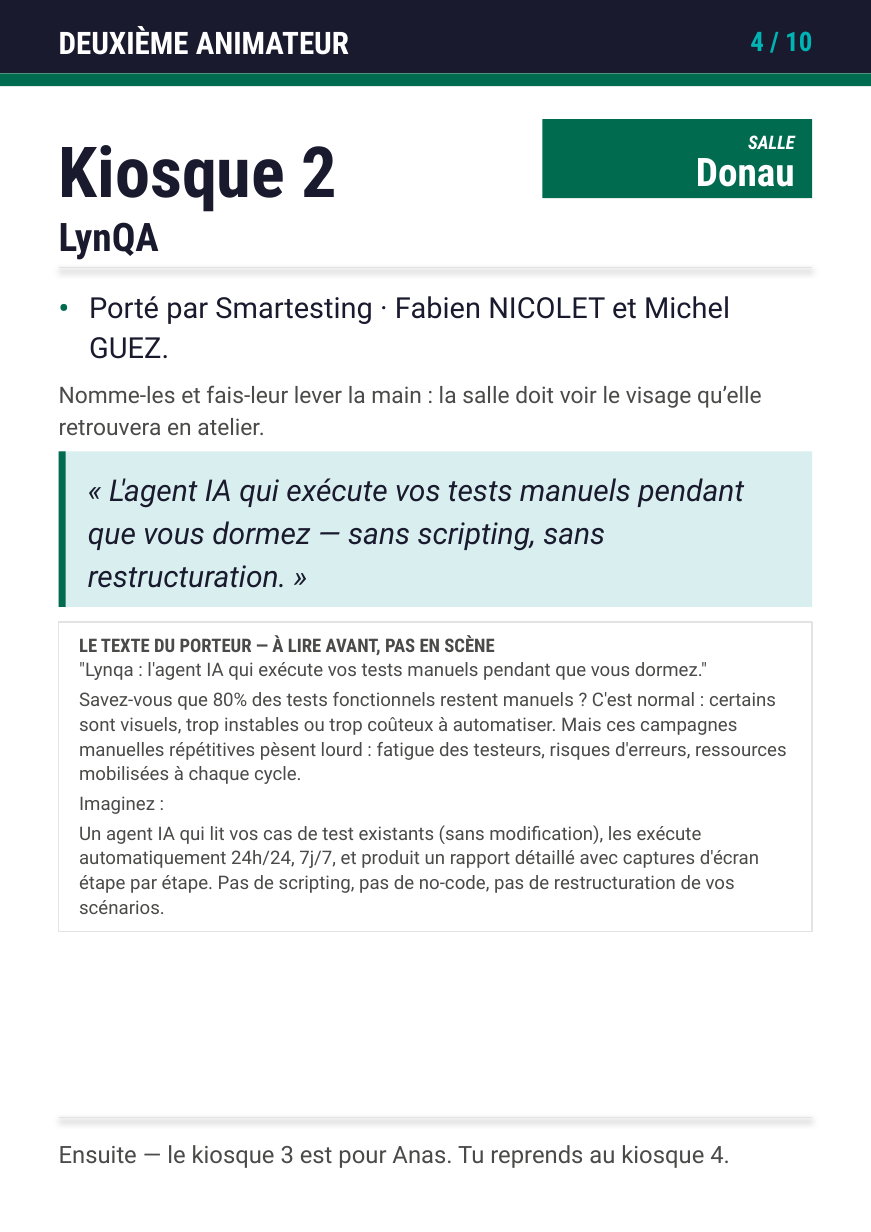
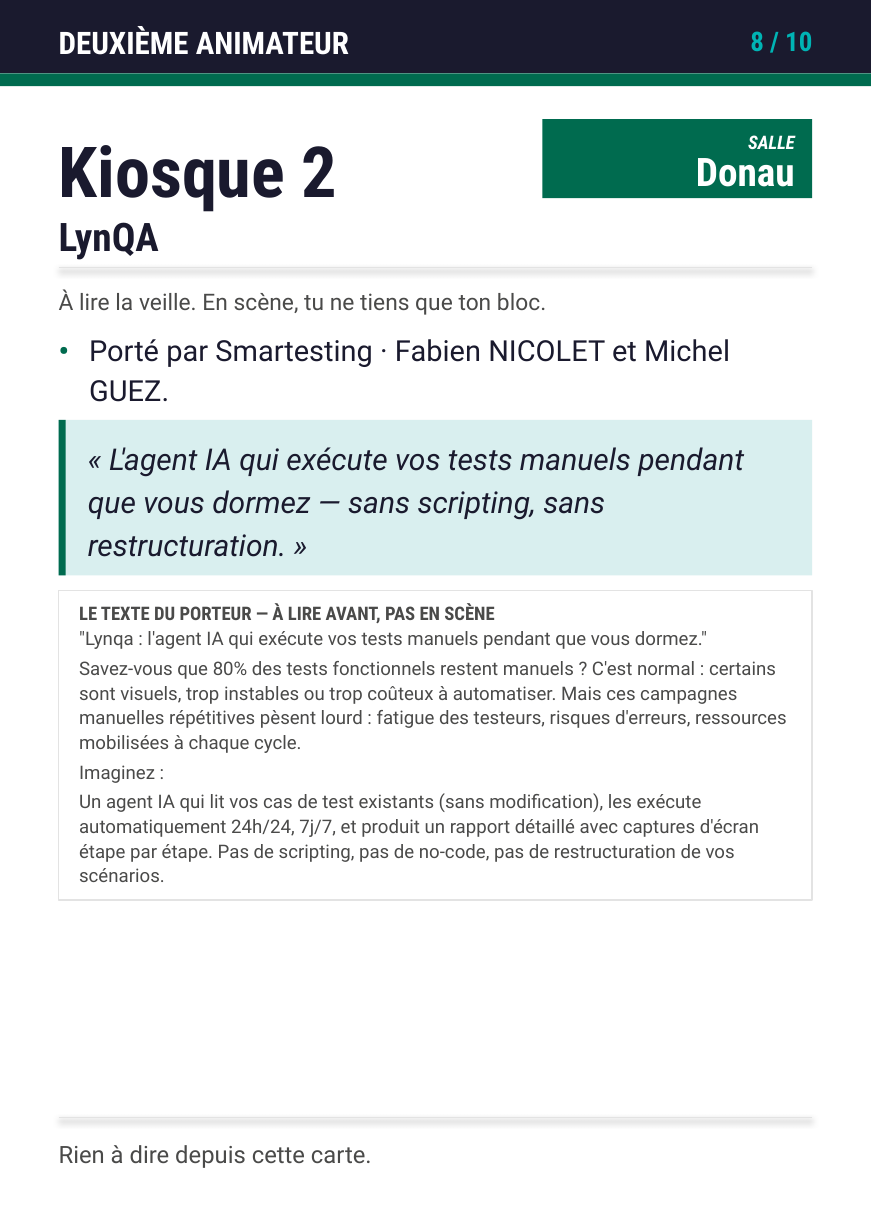
Before and after one commit to caa-jdelaux/info-hub, a slide deck: slide 34 of outils/fiches/fiches-animateurs.pptx (slide 27 before the commit). Drawn at 871x1232 pixels with LibreOffice and Linux fonts; fonts in the diff are those of the drawing. Boxes give left, top, right and bottom in pixels: in the first picture for what was removed or moved away, otherwise in the second. Text is boxed around its words. In the diff, an @@ line names an element or a change of style, - is before the commit and + after.

```diff
--- a/outils/fiches/fiches-animateurs.pptx
+++ b/outils/fiches/fiches-animateurs.pptx
@@ text at <box>750,31,812,51</box>: text changed @@
-4 / 10
+8 / 10
@@ text added at <box>59,290,546,315</box>, 11 pt, text #4A4A49 @@
+À lire la veille. En scène, tu ne tiens que ton bloc.
@@ text "•": place and size @@
-text "•" at <box>58,284,88,365</box>
+text "•" at <box>58,328,88,408</box>
@@ text "Porté par Smartesting · Fabien ...": place and size @@
-text "Porté par Smartesting · Fabien ..." at <box>89,296,730,359</box>
+text "Porté par Smartesting · Fabien ..." at <box>89,339,730,402</box>
@@ text removed at <box>59,385,762,435</box> @@
-Nomme-les et fais-leur lever la main : la salle doit voir le visage qu’elle retrouvera en atelier.
@@ 6 texts, 3 rectangles: place and size @@
-6 texts, 3 rectangles at <box>58,451,811,931</box>
+6 texts, 3 rectangles at <box>58,420,811,899</box>
@@ text at <box>59,1145,372,1168</box>: text changed @@
-Ensuite — le kiosque 3 est pour Anas. Tu reprends au kiosque 4.
+Rien à dire depuis cette carte.
```
Also in this commit, not shown: 23 other slides changed, 3 slides added, 7 other files.
